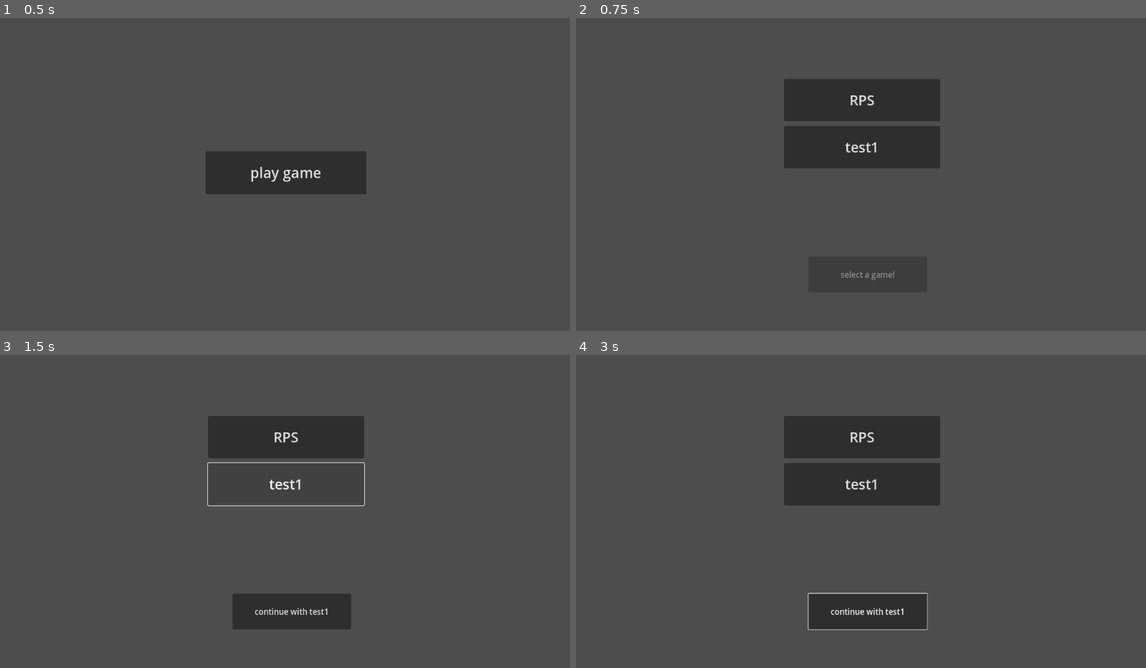
Above: before the commit, frames 1-4 (two rows, left to right).
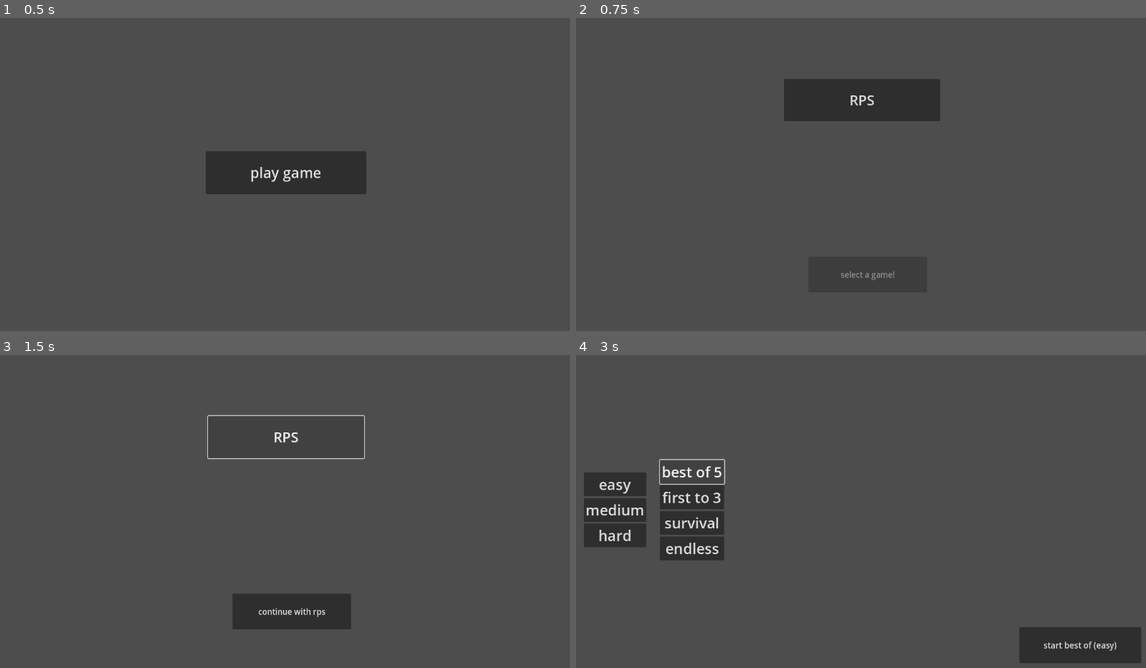
Above: after the commit, the same moments.

Repository: corporal1chicken/godot-project
Game: Godot game, scene res://world.tscn
The game is run twice, just before and just after one commit, with the same random seed, the same clock (stepped at 60 frames per second) and the same inputs.
Inputs (mouse positions are in pixels of both pictures, inside the frame that each line leads up to):
- Up to frame 1 (0.5 s): no input
- Up to frame 2 (0.75 s): click "play game" at 0.5 s
- Up to frame 3 (1.5 s): click "test1" (after the commit: "RPS") at 1.25 s
- Up to frame 4 (3 s): click "continue with test1" (after the commit: "continue with rps") at 2 s; click (690, 470) at 2.75 s, where only the run after the commit has a clickable "best of 5"

Frame 1 is identical in both runs. In frame 2, 3.7% of the frame differs, in the area x 36-64%, y 34-49%; in frame 3, 0.7%; in frame 4, 17%, in the area x 1-100%, y 19-99%.

Commit message:
Survival Mode and Streak

Diff:
--- a/autoloads/signals.gd
+++ b/autoloads/signals.gd
@@ -1,3 +1,4 @@
 extends Node
 
 signal change_screen(old_screen: String, new_screen: String)
+signal change_sub_screen(old_screen: String, new_screen: String)
--- a/games/rps/rps.gd
+++ b/games/rps/rps.gd
@@ -3,8 +3,18 @@
 @onready var options: Control = $options
 @onready var main: Control = $main
 
+func _ready() -> void:
+	Signals.change_sub_screen.connect(_change_sub_screen)
+
 func _on_start_pressed():
 	options.visible = false
 	main.visible = true
 
-	main.start_game(options.difficulty_info.get(options.chosen_difficulty), options.chosen_gamemode)
+	main.begin_game(options.difficulty_info.get(options.chosen_difficulty), options.chosen_gamemode)
+
+func _change_sub_screen(old_screen: String, new_screen: String):
+	var old_child: Control = get_node(old_screen)
+	var new_child: Control = get_node(new_screen)
+
+	old_child.visible = false
+	new_child.visible = true
--- a/games/rps/screens/main/main.gd
+++ b/games/rps/screens/main/main.gd
@@ -3,11 +3,16 @@
 # Future Ideas:
 # - AI changes based on difficulty
 # - Custom First To and Best Of parameters
+# - Quit game button
 
 # Needed:
 # - Reset game function
-# - When the game ends, going back to the selection screen
-# - Likely a determine game winner function
+# - Update text function
+# - Determine game winner function
+# - Determine streak function
+
+# Could seperate AI, game and gamemode logic
+# All scripts attached to the main screen instead of each sub screen
 
 @onready var time_left: RichTextLabel = $time_left
 @onready var timer: Timer = $Timer
@@ -26,7 +31,11 @@
 var computer_score: int = 0
 var draws: int = 0
 
-var games_played: int = 0
+var rounds_played: int = 0
+var current_streak: int = 0
+var best_streak: int = 0
+
+var game_ended = false
 
 func _ready() -> void:
 	for child in $moves.get_children():
@@ -59,9 +68,10 @@
 	$continue.visible = true
 	$round_text.visible = true
 
-	games_played += 1
+	rounds_played += 1
 
 	$score_count.text = "player: " + str(player_score) + " | computer: " + str(computer_score)
+	$streak.text = "streak: %d\nbest: %d" % [current_streak, best_streak]
 
 func _get_computer_move() -> String:
 	return RULES.keys().pick_random()
@@ -70,6 +80,11 @@
 	if player_move == "":
 		$round_text.text = "you didn't pick a move."
 		computer_score += 1
+
+		if current_streak > best_streak:
+			best_streak = current_streak
+
+		current_streak = 0
 	else:
 		var computer_move = _get_computer_move()
 		$ai_move.text = "AI move: " + computer_move + " | your move: " + player_move
@@ -80,14 +95,20 @@
 		elif computer_move in RULES.get(player_move):
 			$round_text.text = "you win! " + player_move + " beats " + computer_move
 			player_score += 1
+			current_streak += 1
+
+			if current_streak > best_streak:
+				best_streak = current_streak
 		else:
 			$round_text.text = "you lose! " + computer_move + " beats " + player_move
 			computer_score += 1
 
-func start_game(new_difficulty_info: Dictionary, gamemode: String):
-	difficulty_info = new_difficulty_info
-	current_gamemode = gamemode
+			if current_streak != 0 and current_streak > best_streak:
+				best_streak = current_streak
 
+			current_streak = 0
+
+func _continue_game():
 	_set_new_round()
 
 	timer.start(difficulty_info.timer_length)
@@ -95,14 +116,37 @@
 
 	_end_current_round()
 
-	if gamemode == "best_of":
-		if games_played == 5:
+	if current_gamemode == "best_of":
+		if rounds_played == 5:
 			_end_game()
 			return
-	elif gamemode == "first_to":
+	elif current_gamemode == "first_to":
 		if player_score == 3 or computer_score == 3:
 			_end_game()
 			return
+	elif current_gamemode == "survival":
+		if current_streak == 0 and rounds_played != 0:
+			_end_game()
+			return
+
+func begin_game(new_difficulty_info: Dictionary, gamemode: String):
+	difficulty_info = new_difficulty_info
+	current_gamemode = gamemode
+
+	game_ended = false
+	rounds_played = 0
+	player_score = 0
+	computer_score = 0
+	draws = 0
+
+	current_streak = 0
+	best_streak = current_streak
+
+	$score_count.text = "player: " + str(player_score) + " | computer: " + str(computer_score)
+	$streak.text = "streak: %d\nbest: %d" % [current_streak, best_streak]
+	$ai_move.visible = true
+
+	_continue_game()
 
 func _end_game():
 	_toggle_button_state(true)
@@ -110,6 +154,13 @@
 	$ai_move.visible = false
 	$round_text.visible = true
 
+	game_ended = true
+
 func _on_continue_pressed():
-	start_game(difficulty_info, current_gamemode)
-	pass
+	if not game_ended:
+		_continue_game()
+	else:
+		Signals.change_sub_screen.emit("main", "options")
+
+func _on_quit_pressed():
+	Signals.change_sub_screen.emit("main", "options")
--- a/games/rps/screens/main/main.tscn
+++ b/games/rps/screens/main/main.tscn
@@ -64,6 +64,23 @@
 theme_override_font_sizes/font_size = 24
 text = "continue"
 
+[node name="quit" type="Button" parent="."]
+layout_mode = 1
+anchors_preset = 8
+anchor_left = 0.5
+anchor_top = 0.5
+anchor_right = 0.5
+anchor_bottom = 0.5
+offset_left = -629.0
+offset_top = 262.00006
+offset_right = -270.99994
+offset_bottom = 358.00006
+grow_horizontal = 2
+grow_vertical = 2
+scale = Vector2(0.76, 0.8399988)
+theme_override_font_sizes/font_size = 24
+text = "quit"
+
 [node name="time_left" type="RichTextLabel" parent="."]
 layout_mode = 1
 anchors_preset = 15
@@ -78,6 +95,23 @@
 scale = Vector2(1, 1.0093395)
 theme_override_font_sizes/normal_font_size = 64
 text = "time left: 5.0"
+horizontal_alignment = 1
+
+[node name="streak" type="RichTextLabel" parent="."]
+layout_mode = 1
+anchors_preset = 15
+anchor_right = 1.0
+anchor_bottom = 1.0
+offset_left = 12.0
+offset_top = 17.0
+offset_right = -1149.0
+offset_bottom = -625.72174
+grow_horizontal = 2
+grow_vertical = 2
+scale = Vector2(1, 1.0093395)
+theme_override_font_sizes/normal_font_size = 24
+text = "streak: 0
+best: 0"
 horizontal_alignment = 1
 
 [node name="score_count" type="RichTextLabel" parent="."]
@@ -136,3 +170,4 @@
 one_shot = true
 
 [connection signal="pressed" from="continue" to="." method="_on_continue_pressed"]
+[connection signal="pressed" from="quit" to="." method="_on_quit_pressed"]
--- a/games/rps/screens/options/options.gd
+++ b/games/rps/screens/options/options.gd
@@ -1,7 +1,4 @@
 extends Control
-
-#Could likely do one function with match, both loop through children and
-#call the same function to avoid repeat code
 
 @export var difficulty_info: Dictionary = {
 	"easy" = {
@@ -20,15 +17,16 @@
 
 func _ready() -> void:
 	for child in $difficulties.get_children():
-		child.pressed.connect(_on_difficulty_pressed.bind(child.name))
+		child.pressed.connect(_on_option_pressed.bind(["difficulty", child.name]))
 
 	for child in $gamemodes.get_children():
-		child.pressed.connect(_on_gamemode_pressed.bind(child.name))
+		child.pressed.connect(_on_option_pressed.bind(["gamemode", child.name]))
 
-func _on_difficulty_pressed(difficulty: String):
-	chosen_difficulty = difficulty
+func _on_option_pressed(args: Array):
+	match args[0]:
+		"gamemode":
+			chosen_gamemode = args[1]
+		"difficulty":
+			chosen_difficulty = args[1]
+
 	$start.text = "start " + chosen_gamemode.replace("_", " ") + " (" + chosen_difficulty + ")"
-
-func _on_gamemode_pressed(gamemode: String):
-	chosen_gamemode = gamemode
-	$start.text = "start " + chosen_gamemode.replace("_", " ") + " (" + chosen_difficulty + ")"
--- a/games/rps/screens/options/options.tscn
+++ b/games/rps/screens/options/options.tscn
@@ -34,6 +34,11 @@
 theme_override_font_sizes/font_size = 32
 text = "first to 3
 "
+
+[node name="survival" type="Button" parent="gamemodes"]
+layout_mode = 2
+theme_override_font_sizes/font_size = 32
+text = "survival"
 
 [node name="endless" type="Button" parent="gamemodes"]
 layout_mode = 2
--- a/scenes/main_menu/screens/game_selection/game_selection.tscn
+++ b/scenes/main_menu/screens/game_selection/game_selection.tscn
@@ -40,22 +40,6 @@
 theme_override_font_sizes/font_size = 32
 text = "RPS"
 
-[node name="test1" type="Button" parent="games"]
-layout_mode = 1
-anchors_preset = 8
-anchor_left = 0.5
-anchor_top = 0.5
-anchor_right = 0.5
-anchor_bottom = 0.5
-offset_left = -179.0
-offset_top = -106.0
-offset_right = 179.0
-offset_bottom = -10.0
-grow_horizontal = 2
-grow_vertical = 2
-theme_override_font_sizes/font_size = 32
-text = "test1"
-
 [node name="confirm" type="Button" parent="."]
 layout_mode = 1
 anchors_preset = 8
--- a/scenes/ui_contoller/ui_contoller.gd
+++ b/scenes/ui_contoller/ui_contoller.gd
@@ -1,9 +1,4 @@
 extends Node
-
-#TO ADD:
-# 'E' to go to the next screen
-# add change_sub_screen, similar to change_screen
-# quit button when in a game
 
 @onready var canvas_layer: CanvasLayer = $CanvasLayer
 
--- a/scenes/ui_contoller/ui_contoller.tscn
+++ b/scenes/ui_contoller/ui_contoller.tscn
@@ -23,10 +23,6 @@
 anchor_right = 0.5
 anchor_bottom = 0.5
 
-[node name="game_selection" parent="CanvasLayer/main_menu" index="1"]
-offset_top = 0.0
-offset_bottom = 0.0
-
 [node name="rps" parent="CanvasLayer" instance=ExtResource("3_l2jjd")]
 visible = false
 
@@ -35,3 +31,4 @@
 
 [editable path="CanvasLayer/main_menu"]
 [editable path="CanvasLayer/main_menu/play_screen"]
+[editable path="CanvasLayer/main_menu/game_selection"]
Not shown, changed: README.md
